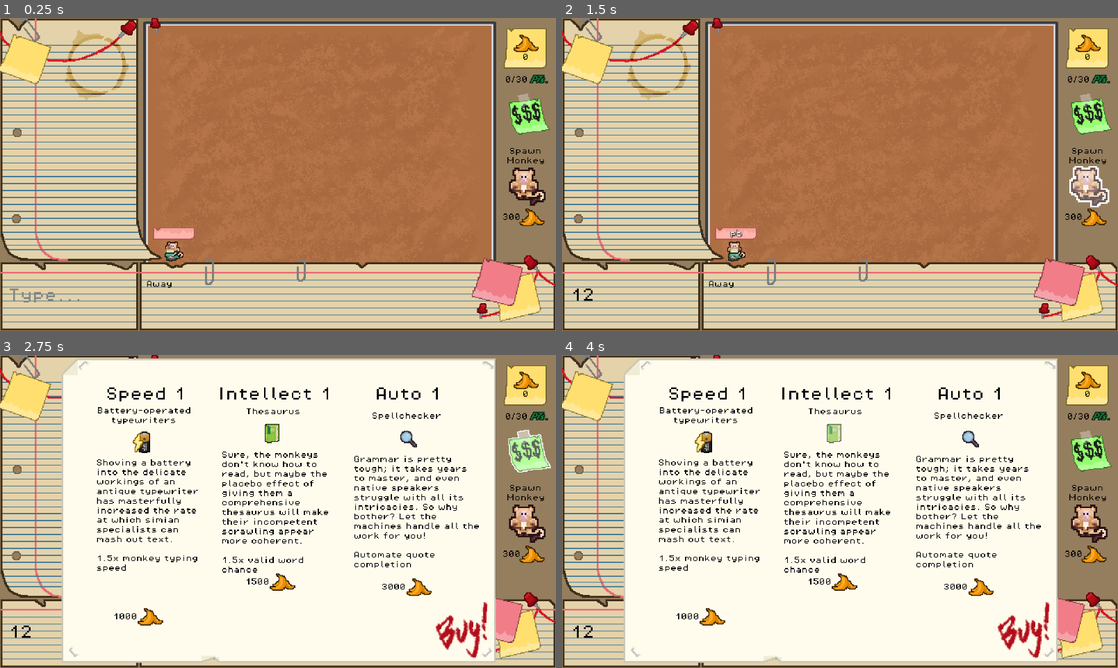
Above: before the commit, frames 1-4 (two rows, left to right).
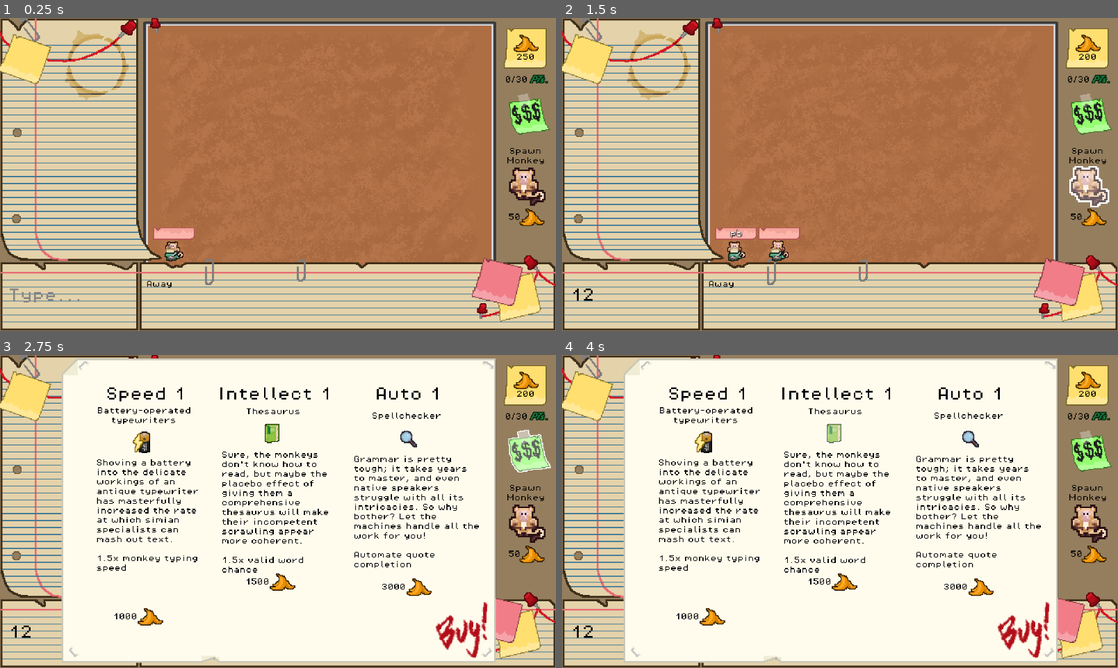
Above: after the commit, the same moments.

Repository: levienk/GMTK-Game-Jam-2024
Game: Godot game, scene res://game.tscn
The game is run twice, just before and just after one commit, with the same random seed, the same clock (stepped at 60 frames per second) and the same inputs. Sound files missing from this copy of the repository are replaced by a short silence.
Inputs (mouse positions are in pixels of both pictures, inside the frame that each line leads up to):
- Up to frame 1 (0.25 s): no input
- Up to frame 2 (1.5 s): click (634, 296) at 0.52 s; type "12" at 0.6 s; click "300" (after the commit: "50") at 1.25 s
- Up to frame 3 (2.75 s): click (528, 452) at 2 s
- Up to frame 4 (4 s): click "3000" at 2.75 s; click "1500" at 3.5 s

The runs differ from the first frame. In frame 1, less than 0.1% of the frame differs, in the area x 90-96%, y 11-65%; in frame 2, 0.5%, in the area x 35-96%, y 11-78%; in frame 3, less than 0.1%; in frame 4, less than 0.1%.

Commit message:
Monkey Balance Changes

Diff:
--- a/game.gd
+++ b/game.gd
@@ -2,7 +2,8 @@
 # Dimensions: Lucas art 112*112 480 * 360
 # Called when the node enters the scene tree for the first time.
 func _ready() -> void:
-	pass
+	# Start of game currency
+	Bananas.bananas = 250
 
 # Ordering (z index)
 # Monkey = 5
--- a/game.tscn
+++ b/game.tscn
@@ -32,7 +32,7 @@
 offset_top = 160.0
 offset_right = 638.0
 offset_bottom = 224.0
-price = 300
+price = 50
 
 [node name="ShopButton" parent="Interface/Shop" instance=ExtResource("8_wq7y3")]
 offset_left = 582.0
--- a/monkey/monkey.gd
+++ b/monkey/monkey.gd
@@ -2,8 +2,8 @@
 
 const random_time_const = 1
 const valid_time_const = 5.0
-const valid_word_chance_const = 0.07
-const valid_word_in_quote_chance_const = 0.015
+const valid_word_chance_const = 0.01
+const valid_word_in_quote_chance_const = 0.005
 
 # Set textures for the TextBoundary
 static var invalid_texture = load("res://assets/art/textures/Invalid.png")
